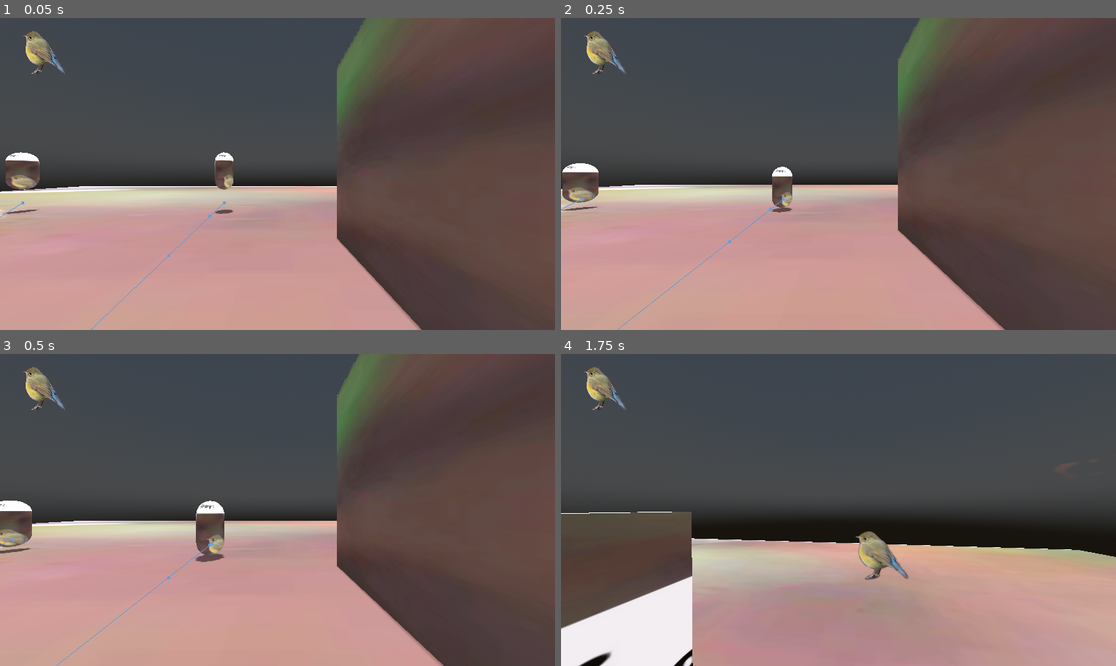
Above: before the commit, frames 1-4 (two rows, left to right).
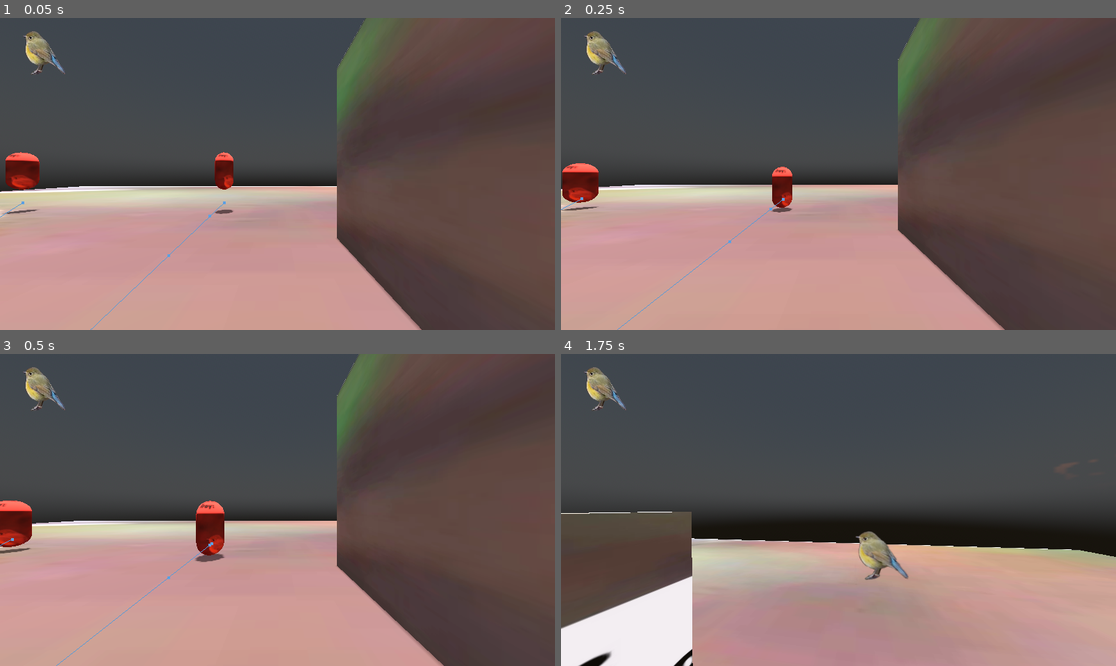
Above: after the commit, the same moments.

Repository: ihaveapatricklmao/TROY
Game: Godot game, scene res://World.tscn
The game is run twice, just before and just after one commit, with the same random seed, the same clock (stepped at 60 frames per second) and the same inputs. The engine's default icon, where the game draws it, is replaced by a stand-in: a white triangle on a blue panel in a dark square.
Inputs (mouse positions are in pixels of both pictures, inside the frame that each line leads up to):
- Up to frame 1 (0.05 s): no input
- Up to frame 2 (0.25 s): no input
- Up to frame 3 (0.5 s): no input
- Up to frame 4 (1.75 s): tap Enter (ui_accept) at 0.5, 0.77, 1.52 s; move the mouse to (960, 494) at 0.52 s; hold D (moveright) 0.53-1.28 s; move the mouse to (810, 510) at 1.27 s; hold W (moveup) from 1.28 s (still down)

The runs differ from the first frame. In frame 1, 1.0% of the frame differs, in the area x 1-43%, y 42-56%; in frame 2, 1.2%; in frame 3, 1.6%, in the area x 0-41%, y 46-65%; in frame 4, nothing differs.

Commit message:
red

Diff:
--- a/whatdafreak/Chaser.tscn
+++ b/whatdafreak/Chaser.tscn
@@ -6,6 +6,7 @@
 [sub_resource type="BoxShape3D" id="BoxShape3D_a0sbx"]
 
 [sub_resource type="StandardMaterial3D" id="StandardMaterial3D_ivco5"]
+albedo_color = Color(1, 0.2, 0.164706, 1)
 albedo_texture = ExtResource("2_crrws")
 
 [sub_resource type="ORMMaterial3D" id="ORMMaterial3D_qncsk"]
